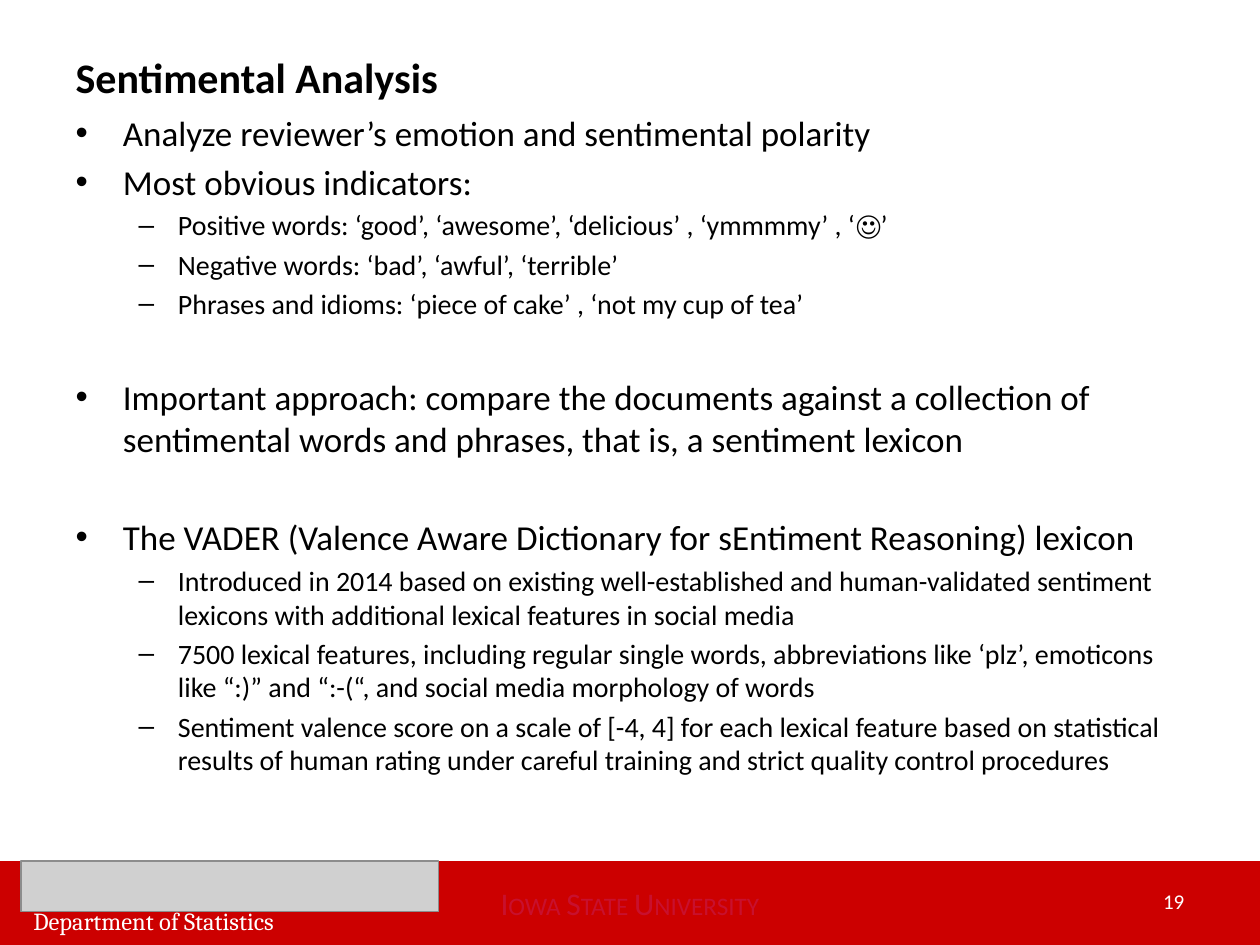
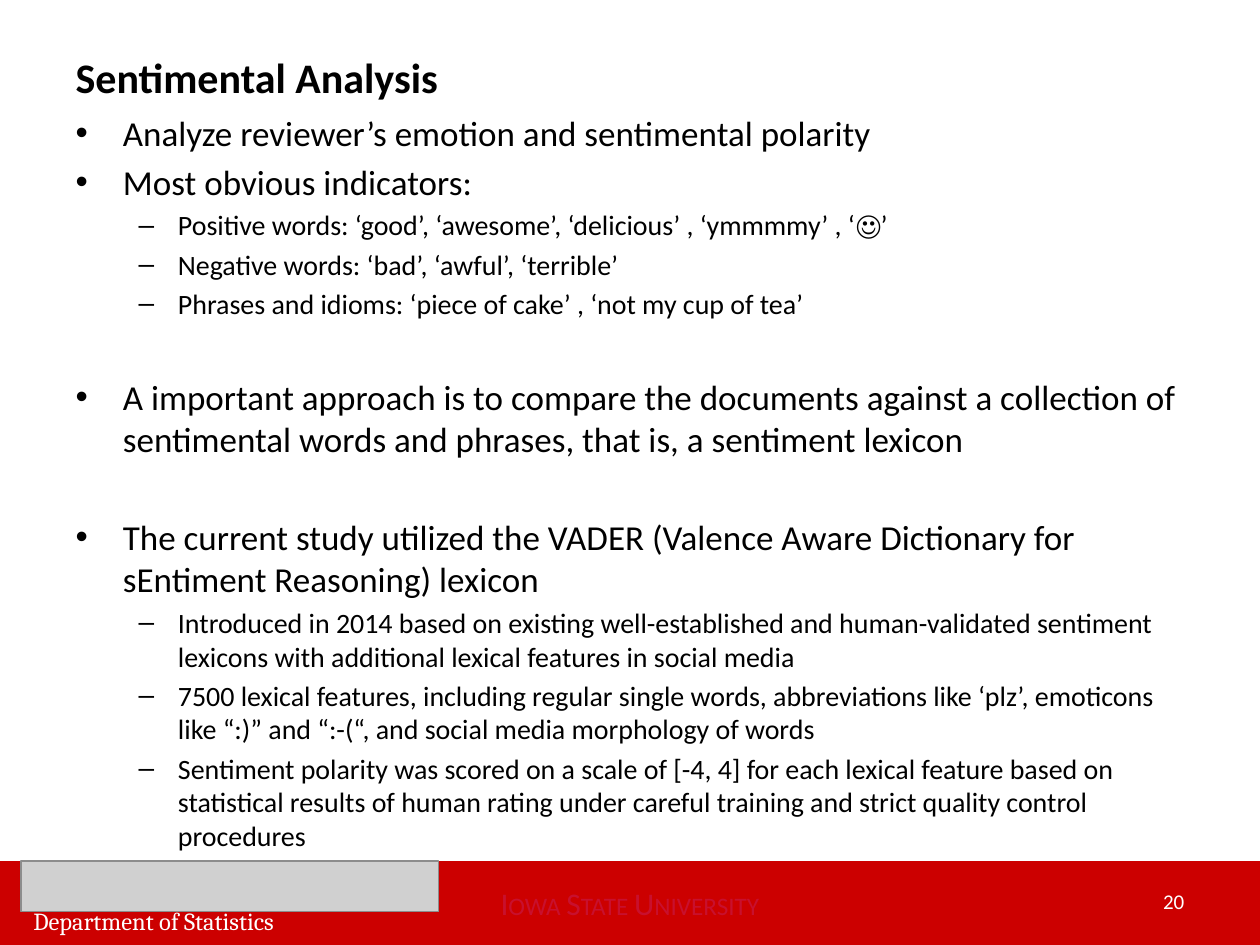
Before and after one commit to huwei95/Yelp_Text_Mining, a slide deck: slide 20 of Wei Hu Master of Statistics Final Oral Exam Apr 12.pptx (slide 19 before the commit). Drawn at 1260x945 pixels with LibreOffice and Linux fonts; fonts in the diff are those of the drawing; grey boxes stand for pictures. Boxes give left, top, right and bottom in pixels: in the first picture for what was removed or moved away, otherwise in the second. Text is boxed around its words. In the diff, an @@ line names an element or a change of style, - is before the commit and + after.

```diff
--- a/Wei Hu Master of Statistics Final Oral Exam Apr 12.pptx
+++ b/Wei Hu Master of Statistics Final Oral Exam Apr 12.pptx
@@ text at (123, 385, 1175, 598): text changed @@
-• Important approach: compare the documents against a collection of sentimental words and phrases, that is, a sentiment lexicon
-• The VADER (Valence Aware Dictionary for sEntiment Reasoning) lexicon
+• A important approach is to compare the documents against a collection of sentimental words and phrases, that is, a sentiment lexicon
+• The current study utilized the VADER (Valence Aware Dictionary for sEntiment Reasoning) lexicon
@@ text at (178, 758, 1113, 851): text changed @@
-  – Sentiment valence score on a scale of [-4, 4] for each lexical feature based on statistical results of human rating under careful training and strict quality control procedures
+  – Sentiment polarity was scored on a scale of [-4, 4] for each lexical feature based on statistical results of human rating under careful training and strict quality control procedures
@@ page number at (1163, 895, 1184, 909): text changed @@
-19
+20
```
Also in this commit, not shown: 16 other slides changed, 3 slides added, 1 slide removed.
